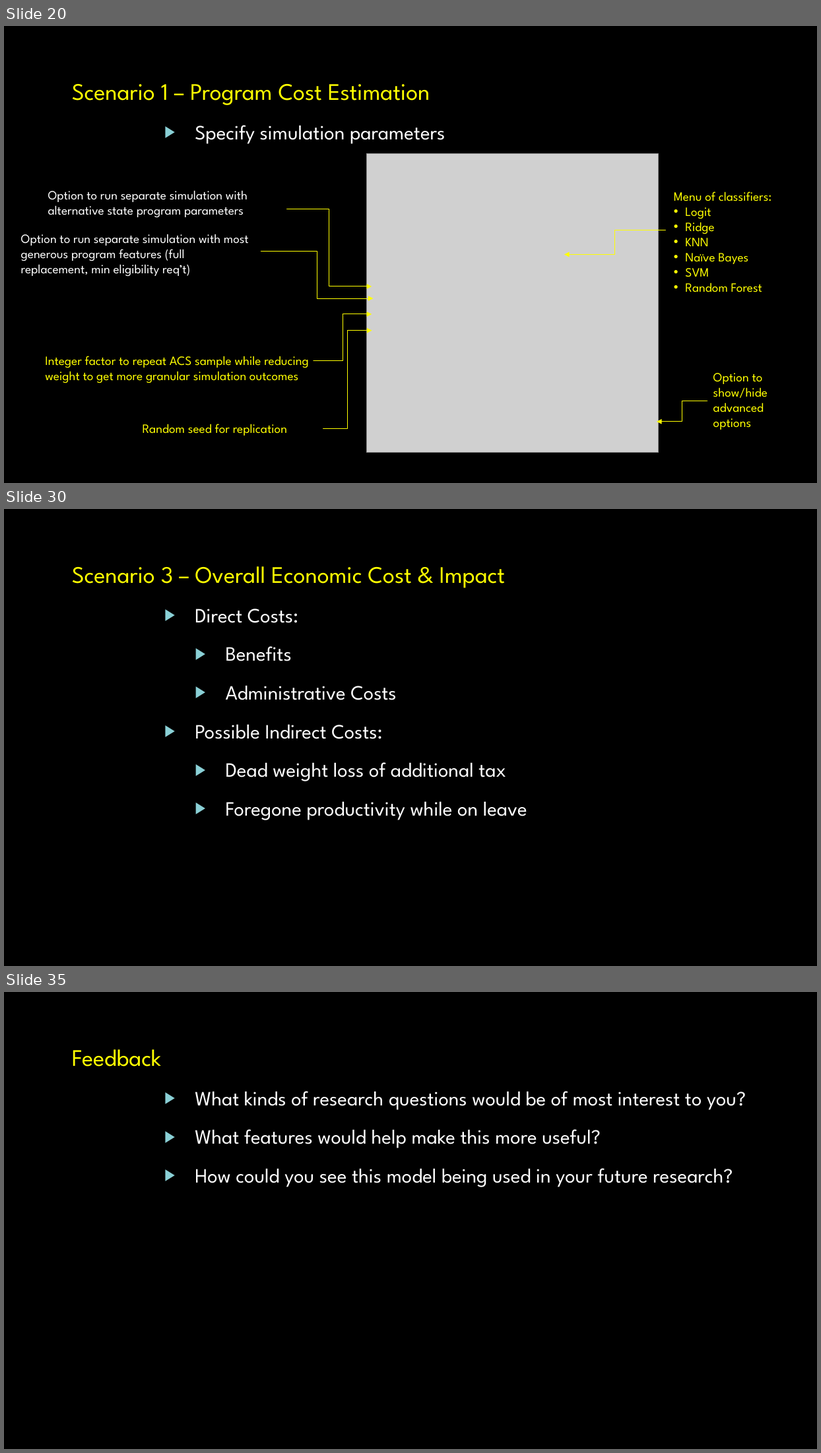
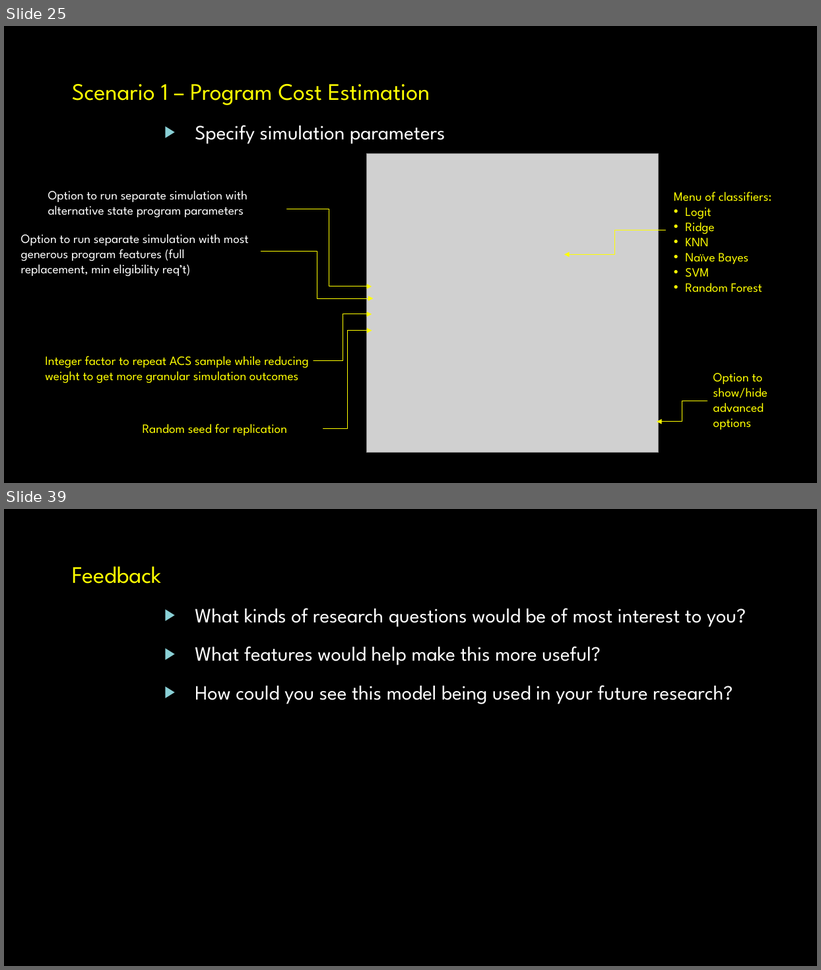
Before and after one commit to m-trinh/microsim, a slide deck: draft/demo_external_20191213/121319 Microsim Demonstration_cz_lp.pptx. Shown one above the other, each under a label of ours: slides 20, 30 and 35 before the commit, slides 25 and 39 after it; the slides between them are not shown. The pictures are 821x1453 and 821x970 pixels, drawn with LibreOffice and Linux fonts; fonts in the diff are those of the drawing; grey boxes stand for pictures; background and template pictures are left out. Boxes give left, top, right and bottom in pixels: in the first picture for what was removed or moved away, otherwise in the second. Text is boxed around its words. In the diff, an @@ line names an element or a change of style, - is before the commit and + after.

```diff
--- a/draft/demo_external_20191213/121319 Microsim Demonstration_cz_lp.pptx
+++ b/draft/demo_external_20191213/121319 Microsim Demonstration_cz_lp.pptx
@@ slide 30 removed at bbox=[4, 509, 817, 966], background picture (left out) @@
@@ text removed at bbox=[72, 566, 527, 821] @@
-    Scenario 3 – Overall Economic Cost & Impact
-      ▶ Direct Costs:
-        ▶ Benefits
-        ▶ Administrative Costs
-      ▶ Possible Indirect Costs:
-        ▶ Dead weight loss of additional tax
-        ▶ Foregone productivity while on leave
@@ what was slide 20 is now slide 25 @@
@@ what was slide 35 is now slide 39 @@
```
Also in this commit, not shown: 15 slides changed, 7 slides added, 2 other slides removed, 11 other files.
